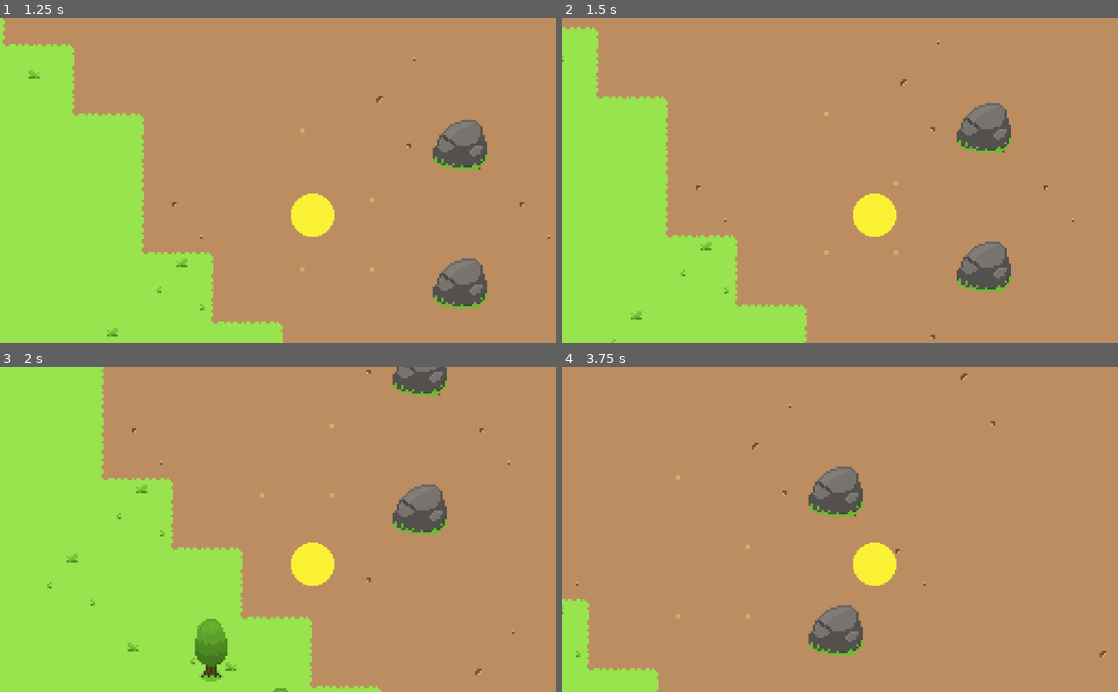
Above: before the commit, frames 1-4 (two rows, left to right).
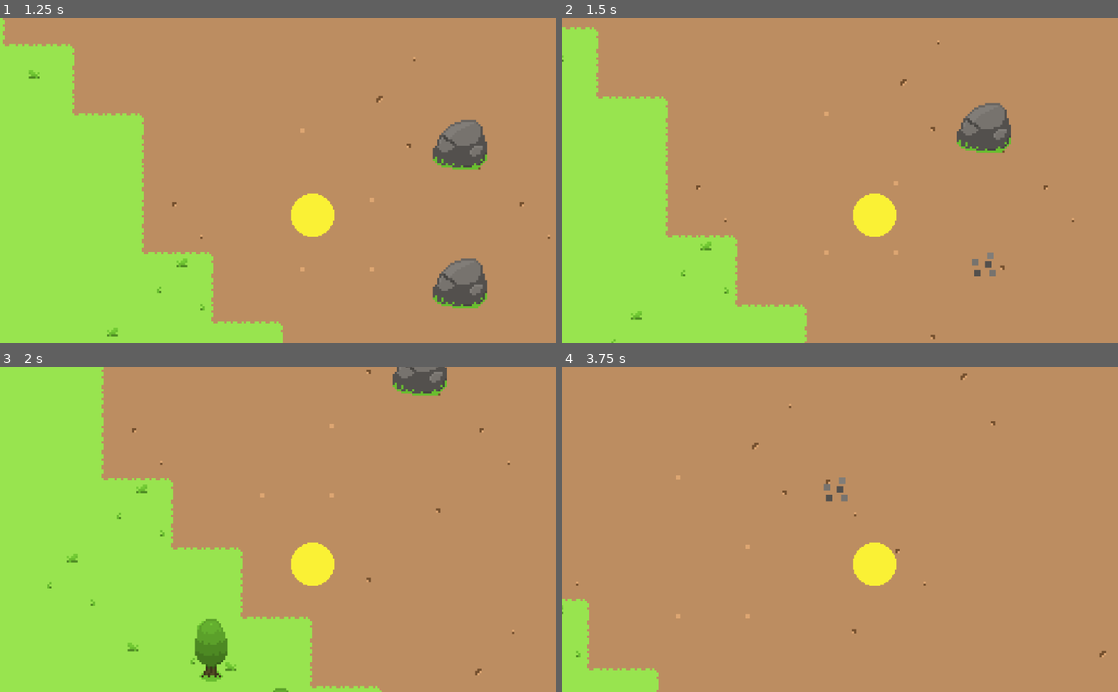
Above: after the commit, the same moments.

Repository: SkyMudder/Game
Game: Godot game, scene res://Main.tscn
The game is run twice, just before and just after one commit, with the same random seed, the same clock (stepped at 60 frames per second) and the same inputs.
Inputs (mouse positions are in pixels of both pictures, inside the frame that each line leads up to):
- Up to frame 1 (1.25 s): tap Enter at 0.5 s; move the mouse to (522, 222) at 0.52 s; hold Right (ui_right) from 0.53 s (still down); click (522, 222) at 0.67 s
- Up to frame 2 (1.5 s): move the mouse to (1017, 294) at 1.27 s; release Right (ui_right) at 1.28 s; hold Down (ui_down) from 1.28 s (still down); click (1017, 294) at 1.42 s
- Up to frame 3 (2 s): keep holding Down (ui_down)
- Up to frame 4 (3.75 s): move the mouse to (773, 672) at 2.02 s; release Down (ui_down) at 2.03 s; hold Right (ui_right) 2.03-2.78 s; click (773, 672) at 2.17 s; move the mouse to (812, 594) at 2.77 s; hold Up (ui_up) 2.78-3.53 s; click (812, 594) at 2.92 s; move the mouse to (817, 467) at 3.52 s; hold Left (ui_left) from 3.53 s (still down); click (817, 467) at 3.67 s

Frame 1 is identical in both runs. In frame 2, 1.2% of the frame differs, in the area x 71-81%, y 68-85%; in frame 3, 1.2%; in frame 4, 2.4%, in the area x 44-55%, y 30-89%.

Commit message:
Collisions are now processed with Layers to improve performance and have different Hit/Hurtboxes for colliding with the Player and for breaking the Object. The mouse Pointer is now a red Ball with a Hitbox attached to it to detect Input on the breakable Objects.

Diff:
--- a/Autoload/WorldVariables.gd
+++ b/Autoload/WorldVariables.gd
@@ -6,7 +6,7 @@
 const __chunkSizePixels : int = __tileSizePixels * __chunkSizeTiles	# Chunk Size in Enigne Units
 
 var __root : Vector2 = Vector2.ZERO	# Where the first Chunk gets generated
-var __renderDistance : int = 2	# Render distance in Chunks (Must be higher than 1)
+var __renderDistance : int = 5	# Render distance in Chunks (Must be higher than 1)
 var __generatedChunks = []	# Array that stores all generated Chunks
 var __nextToGenerate = []	# Array that stores all the Chunks that are up next
 							# to generate (Neighbours of generated Chunks)
--- a/HitHurtBoxes/Hitbox.tscn
+++ b/HitHurtBoxes/Hitbox.tscn
@@ -1,5 +1,7 @@
 [gd_scene format=2]
 
 [node name="Hitbox" type="Area2D"]
+collision_layer = 0
+collision_mask = 0
 
 [node name="CollisionShape2D" type="CollisionShape2D" parent="."]
--- a/HitHurtBoxes/Hurtbox.tscn
+++ b/HitHurtBoxes/Hurtbox.tscn
@@ -1,5 +1,7 @@
 [gd_scene format=2]
 
 [node name="Hurtbox" type="Area2D"]
+collision_layer = 0
+collision_mask = 0
 
 [node name="CollisionShape2D" type="CollisionShape2D" parent="."]
--- a/Main.tscn
+++ b/Main.tscn
@@ -8,6 +8,7 @@
 [ext_resource path="res://Scripts/GameManager.gd" type="Script" id=6]
 [ext_resource path="res://TilesetResources/Dirt.png" type="Texture" id=7]
 [ext_resource path="res://TilesetResources/GrassTop.png" type="Texture" id=8]
+[ext_resource path="res://Mouse/MousePointer.tscn" type="PackedScene" id=9]
 
 [sub_resource type="TileSet" id=1]
 0/name = "Dirt.png 0"
@@ -275,4 +276,7 @@
 format = 1
 script = ExtResource( 2 )
 
+[node name="MousePointer" parent="." instance=ExtResource( 9 )]
+position = Vector2( 16, 16 )
+
 [connection signal="on_player_moved" from="KinematicBody2D" to="." method="_on_KinematicBody2D_on_player_moved"]
--- /dev/null
+++ b/Mouse/MousePointer.tscn
@@ -0,0 +1,18 @@
+[gd_scene load_steps=3 format=2]
+
+[ext_resource path="res://HitHurtBoxes/Hitbox.tscn" type="PackedScene" id=2]
+
+[sub_resource type="CircleShape2D" id=1]
+radius = 4.34167
+
+[node name="MousePointer" type="Node2D"]
+
+[node name="Hitbox" parent="." instance=ExtResource( 2 )]
+collision_layer = 16
+collision_mask = 8
+
+[node name="CollisionShape2D" parent="Hitbox" index="0"]
+position = Vector2( 4, 4 )
+shape = SubResource( 1 )
+
+[editable path="Hitbox"]
--- a/Scenes/Rock.gd
+++ b/Scenes/Rock.gd
@@ -2,7 +2,7 @@
 
 """Creates an Effect and makes the Object disappear
 when the Object gets left clicked"""
-func _on_Rock_input_event(viewport, event, shape_idx):
+func _on_Hurtbox_input_event(_viewport, _event, _shape_idx):
 	if Input.is_mouse_button_pressed(BUTTON_LEFT):
 		var RockBreakingEffect = load("res://Effects/RockBreakingEffect.tscn")
 		var rockBreakingEffect = RockBreakingEffect.instance()
--- a/Scenes/Rock.tscn
+++ b/Scenes/Rock.tscn
@@ -5,14 +5,15 @@
 [ext_resource path="res://Scenes/Rock.gd" type="Script" id=3]
 
 [sub_resource type="CapsuleShape2D" id=1]
-radius = 6.24047
-height = 13.79
+radius = 5.38806
+height = 14.2334
 
 [sub_resource type="RectangleShape2D" id=2]
 extents = Vector2( 16, 16 )
 
 [node name="Rock" type="StaticBody2D"]
 input_pickable = true
+collision_mask = 0
 script = ExtResource( 3 )
 
 [node name="Rock" type="Sprite" parent="."]
@@ -20,16 +21,17 @@
 texture = ExtResource( 1 )
 
 [node name="CollisionShape2D" type="CollisionShape2D" parent="."]
-position = Vector2( 16.6307, 20.2045 )
+position = Vector2( 17.0511, 21.0569 )
 rotation = 1.5708
 shape = SubResource( 1 )
 
 [node name="Hurtbox" parent="." instance=ExtResource( 2 )]
+collision_layer = 8
 
 [node name="CollisionShape2D" parent="Hurtbox" index="0"]
 position = Vector2( 16, 16 )
 shape = SubResource( 2 )
 
-[connection signal="input_event" from="." to="." method="_on_Rock_input_event"]
+[connection signal="input_event" from="Hurtbox" to="." method="_on_Hurtbox_input_event"]
 
 [editable path="Hurtbox"]
--- a/Scenes/Tree.gd
+++ b/Scenes/Tree.gd
@@ -2,7 +2,7 @@
 
 """Creates an Effect and makes the Object disappear
 when the Object gets left clicked"""
-func _on_Tree_input_event(viewport, event, shape_idx):
+func _on_Hurtbox_input_event(_viewport, _event, _shape_idx):
 	if Input.is_mouse_button_pressed(BUTTON_LEFT):
 		var TreeBreakingEffect = load("res://Effects/TreeBreakingEffect.tscn")
 		var treeBreakingEffect = TreeBreakingEffect.instance()
--- a/Scenes/Tree.tscn
+++ b/Scenes/Tree.tscn
@@ -4,13 +4,16 @@
 [ext_resource path="res://HitHurtBoxes/Hurtbox.tscn" type="PackedScene" id=2]
 [ext_resource path="res://Scenes/Tree.gd" type="Script" id=3]
 
-[sub_resource type="CapsuleShape2D" id=3]
+[sub_resource type="CapsuleShape2D" id=1]
+radius = 3.16116
+height = 6.21939
 
 [sub_resource type="RectangleShape2D" id=2]
 extents = Vector2( 16, 16 )
 
 [node name="Tree" type="StaticBody2D"]
 input_pickable = true
+collision_mask = 0
 script = ExtResource( 3 )
 
 [node name="Tree" type="Sprite" parent="."]
@@ -18,17 +21,18 @@
 texture = ExtResource( 1 )
 
 [node name="CollisionShape2D" type="CollisionShape2D" parent="."]
-position = Vector2( 16.5303, 27.8891 )
+position = Vector2( 16.3535, 27.8891 )
 rotation = 1.5708
-shape = SubResource( 3 )
+shape = SubResource( 1 )
 
 [node name="Hurtbox" parent="." instance=ExtResource( 2 )]
 position = Vector2( 16.5303, 27.8891 )
+collision_layer = 8
 
 [node name="CollisionShape2D" parent="Hurtbox" index="0"]
 position = Vector2( -0.530334, -11.8891 )
 shape = SubResource( 2 )
 
-[connection signal="input_event" from="." to="." method="_on_Tree_input_event"]
+[connection signal="input_event" from="Hurtbox" to="." method="_on_Hurtbox_input_event"]
 
 [editable path="Hurtbox"]
--- a/Scripts/GameManager.gd
+++ b/Scripts/GameManager.gd
@@ -3,11 +3,12 @@
 
 onready var player = get_node("KinematicBody2D")	# Player
 onready var tileMapGrass = get_node("Grass")		# Grass TileMap
+onready var arrow = load("res://Sprites/MousePointer.png")
 
 var root = WorldVariables.getRoot()	# World root
 
 func _ready():
-	pass
+	Input.set_custom_mouse_cursor(arrow)
 
 """Gets called every time the Player moves"""
 func _on_KinematicBody2D_on_player_moved():
--- a/Scripts/TileMap.gd
+++ b/Scripts/TileMap.gd
@@ -16,6 +16,10 @@
 func _ready():
 	WorldVariables.setNextToGenerate(WorldVariables.getRoot())
 	noise.seed = 1
+
+func _process(_delta):
+	var mousePointer = get_parent().get_node("MousePointer")
+	mousePointer.global_position = get_global_mouse_position()
 
 """Generates a Chunk and keeps track of the currently
 generated and next to generate Chunks"""
--- a/project.godot
+++ b/project.godot
@@ -87,6 +87,14 @@
  ]
 }
 
+[layer_names]
+
+2d_physics/layer_1="World"
+2d_physics/layer_2="Player"
+2d_physics/layer_3="PlayerHurtbox"
+2d_physics/layer_4="EnemyHurtbox"
+2d_physics/layer_5="Mouse"
+
 [physics]
 
 common/enable_pause_aware_picking=true
Not shown: 1 places in Main.tscn that only renumber resources
Binary file added: Sprites/MousePointer.png
Not shown, added: Sprites/MousePointer.png.import
